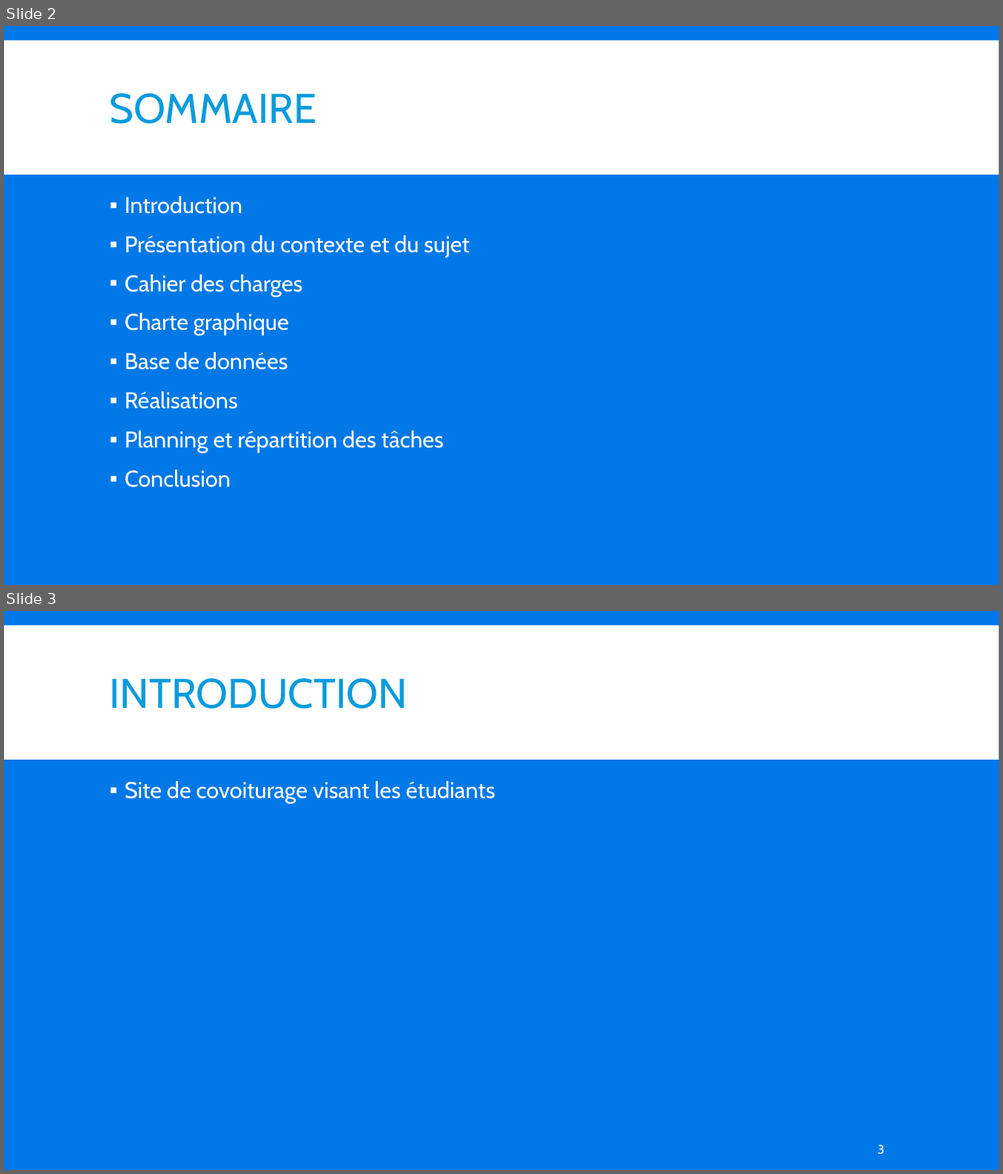
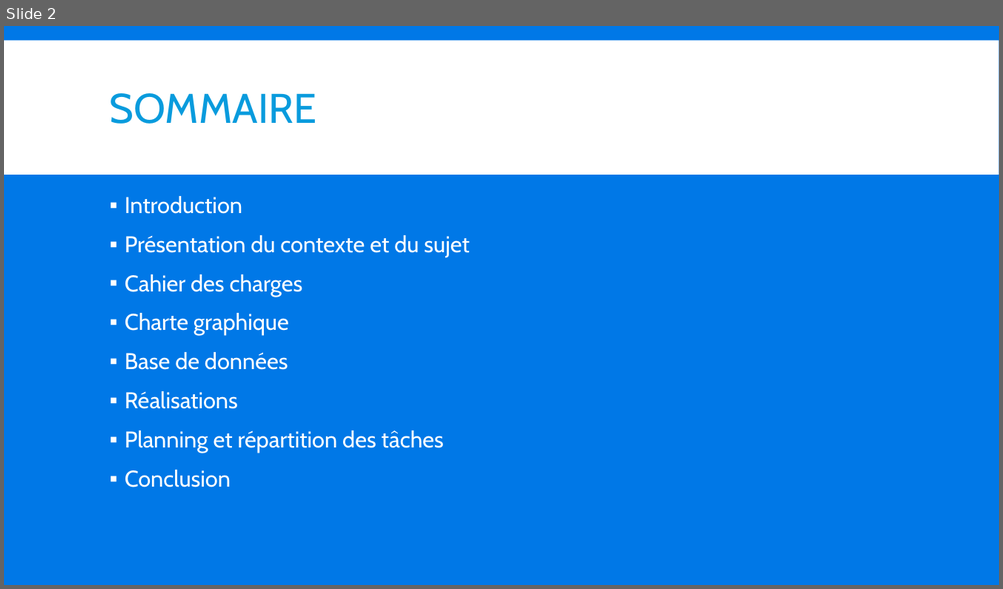
Before and after one commit to RetroAsh/CoEtu, a slide deck: rapports/Freetu.pptx. Shown one above the other, each under a label of ours: slides 2 and 3 before the commit, slide 2 after it. The pictures are 1003x1174 and 1003x589 pixels, drawn with LibreOffice and Linux fonts; fonts in the diff are those of the drawing. Boxes give left, top, right and bottom in pixels: in the first picture for what was removed or moved away, otherwise in the second. Text is boxed around its words. In the diff, an @@ line names an element or a change of style, - is before the commit and + after.

```diff
--- a/rapports/Freetu.pptx
+++ b/rapports/Freetu.pptx
@@ slide 3 removed at <box>4,611,999,1170</box>, background #0078E7; not listed: 1 template element that a slide beside it also shows @@
@@ title removed at <box>110,678,407,709</box> @@
-INTRODUCTION
@@ text removed at <box>125,781,495,803</box> @@
-▪ Site de covoiturage visant les étudiants
@@ page number removed at <box>877,1145,884,1155</box> @@
-3
```
Also in this commit, not shown: 7 slides changed, 5 slides added, 1 other slide removed, 3 other files.
